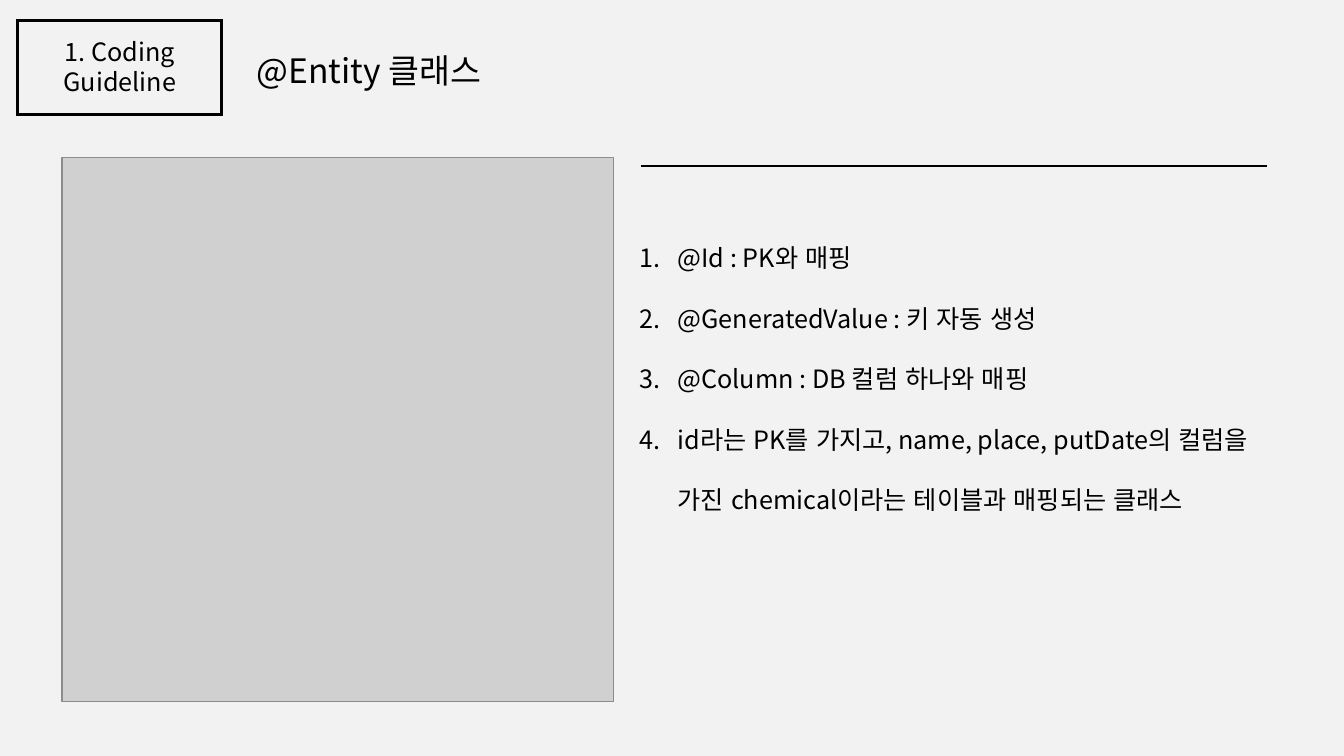
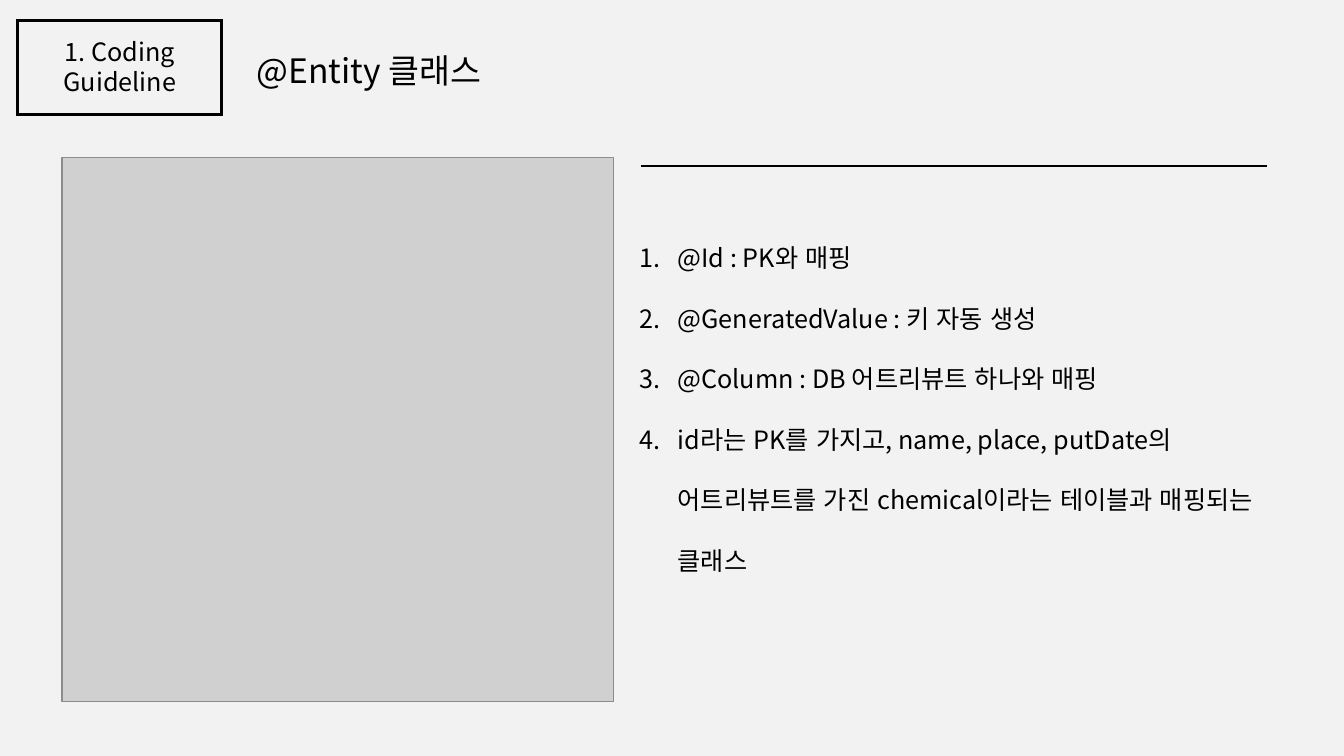
Before and after one commit to jisukim97/ChemicalManagementApplication, a slide deck: slide 7 of Document/2_Software Architect Documentation/Software Architecture Documentation 1.0.pptx (slide 6 before the commit). Drawn at 1344x756 pixels with LibreOffice and Linux fonts; fonts in the diff are those of the drawing; grey boxes stand for pictures. Boxes give left, top, right and bottom in pixels: in the first picture for what was removed or moved away, otherwise in the second. Text is boxed around its words. In the diff, an @@ line names an element or a change of style, - is before the commit and + after.

```diff
--- a/Document/2_Software Architect Documentation/Software Architecture Documentation 1.0.pptx
+++ b/Document/2_Software Architect Documentation/Software Architecture Documentation 1.0.pptx
@@ text at bbox=[678, 367, 1253, 572]: text changed @@
-3. @Column : DB 컬럼 하나와 매핑
-4. id라는 PK를 가지고, name, place, putDate의 컬럼을 가진 chemical이라는 테이블과 매핑되는 클래스
+3. @Column : DB 어트리뷰트 하나와 매핑
+4. id라는 PK를 가지고, name, place, putDate의 어트리뷰트를 가진 chemical이라는 테이블과 매핑되는 클래스
```
Also in this commit, not shown: 11 other slides changed, 3 slides added.
